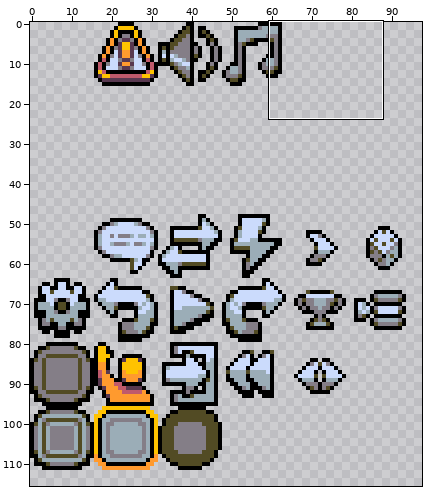
A pixel-art file gets an edit: resources/editor/editor.aseprite. Above: a wide view before the commit, with the close-up outlined.
Close-up. The starting point:
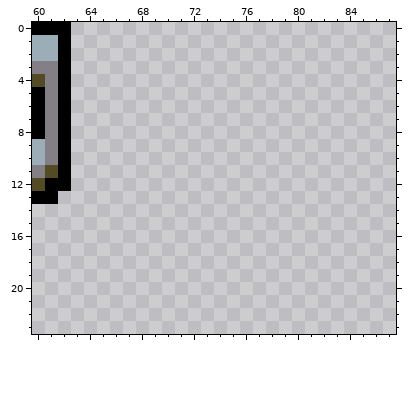
128x128 pixels, 1 frame. Shown: x 60..87, y 0..23. The wide view leaves out empty margins.
After the commit:
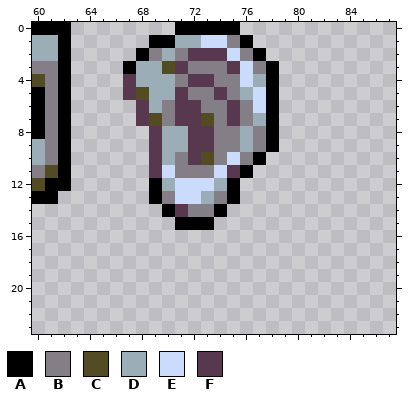
Palette (. is transparent): A #000000  B #847e87  C #524b24  D #9badb7  E #cbdbfc  F #58384f
Changes in this commit:
Colour A now appears in row 0 at x 71 to 75; in row 1 at x 69 to 70 and 76; in row 2 at x 68 and 77; in row 3 at x 67 and 78; in rows 4 to 9 at x 78; in row 10 at x 77.
Colour A now appears in row 11 at x 76; in rows 12 to 13 at x 69 and 75; in row 14 at x 70 and 74; in row 15 at x 71 to 73.
Colour B now appears in row 1 at x 75; in row 2 at x 69, 71 and 76; in row 3 at x 72 to 74 and 77; in row 4 at x 71 and 74 to 75; in row 5 at x 72 to 73 and 75; in row 6 at x 70, 73 to 74 and 76.
Colour B now appears in row 7 at x 70, 74 and 76; in rows 8 to 9 at x 74 to 75 and 77; in row 10 at x 71, 74 and 76; in row 11 at x 71 to 73; in row 13 at x 70 and 74; in row 14 at x 72 to 73.
Colour C now appears in row 3 at x 70; in row 5 at x 68; in row 7 at x 69 and 73; in row 10 at x 73.
Colour D now appears in row 1 at x 71 to 72; in row 2 at x 70; in row 3 at x 68 to 69; in row 4 at x 68 to 70 and 77; in row 5 at x 69 to 70 and 76; in row 6 at x 69.
Colour D now appears in row 7 at x 77; in rows 8 to 9 at x 70 to 71 and 76; in row 10 at x 70; in row 12 at x 70 and 74; in row 13 at x 73.
Colour E now appears in row 1 at x 73 to 74; in row 2 at x 75; in rows 3 to 4 at x 76; in rows 5 to 6 at x 77; in row 10 at x 75; in row 11 at x 70 and 74.
Colour E now appears in row 12 at x 71 to 73; in row 13 at x 71 to 72.
Colour F now appears in row 2 at x 72 to 74; in row 3 at x 71 and 75; in row 4 at x 67 and 72 to 73; in row 5 at x 67, 71 and 74; in rows 6 to 7 at x 68, 71 to 72 and 75; in rows 8 to 9 at x 69 and 72 to 73.
Colour F now appears in row 10 at x 69 and 72; in row 11 at x 69 and 75; in row 14 at x 71.
Changed places in both close-ups, as pixel boxes (x1, y1, x2, y2):
added: (123, 22, 279, 230)
